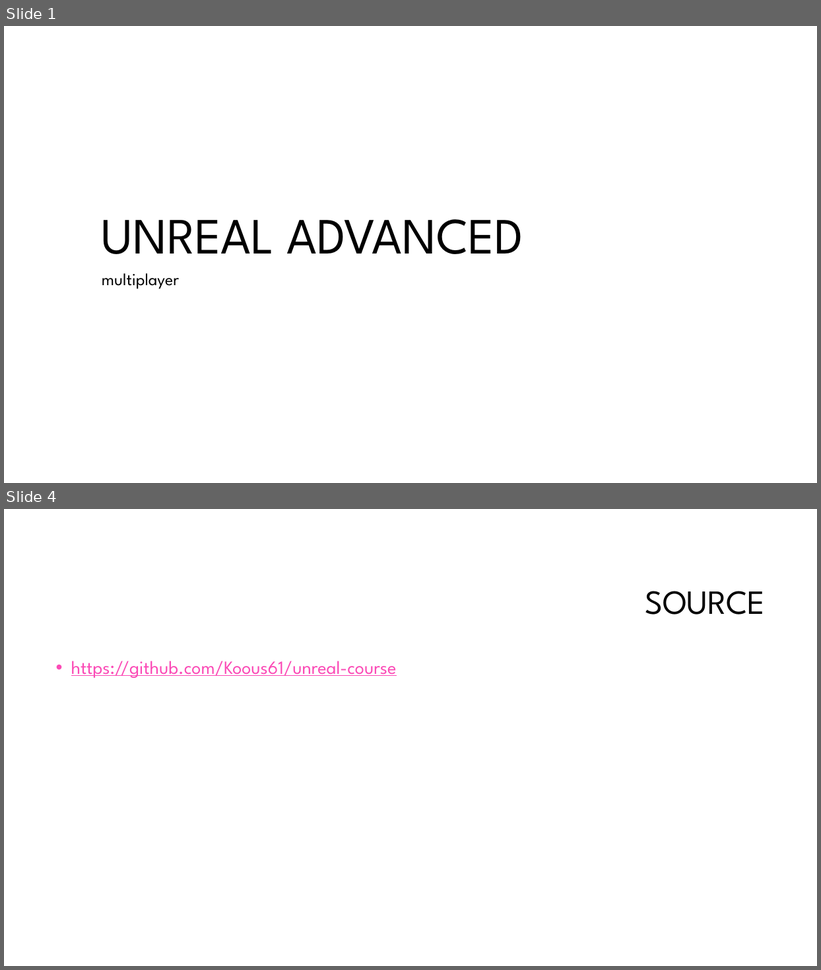
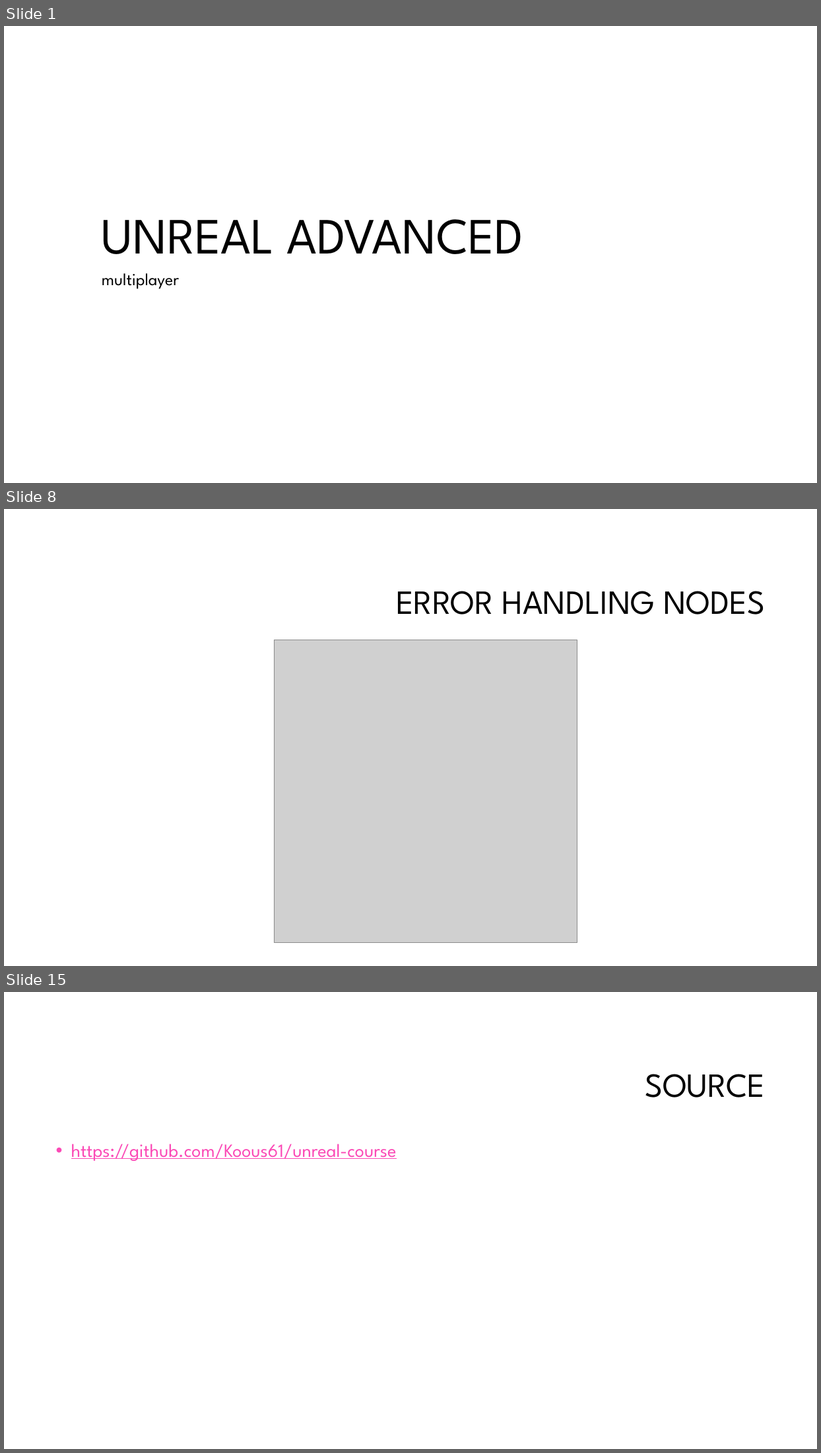
Before and after one commit to Koous61/unreal-course, a slide deck: Multiplayer[2].pptm. Shown one above the other, each under a label of ours: slides 1 and 4 before the commit, slides 1, 8 and 15 after it; the slides between them are not shown. The pictures are 821x970 and 821x1453 pixels, drawn with LibreOffice and Linux fonts; fonts in the diff are those of the drawing; grey boxes stand for pictures; background and template pictures are left out. Boxes give left, top, right and bottom in pixels: in the first picture for what was removed or moved away, otherwise in the second. Text is boxed around its words. In the diff, an @@ line names an element or a change of style, - is before the commit and + after.

```diff
--- a/Multiplayer[2].pptm
+++ b/Multiplayer[2].pptm
@@ slide 8 added at (4, 509, 817, 966), background #FFFFFF @@
@@ title added at (396, 591, 765, 615), 40 pt, text #000000 @@
+ERROR HANDLING NODES
@@ picture added at (274, 640, 578, 943) @@
@@ what was slide 4 is now slide 15 @@
```
Also in this commit, not shown: 1 slide changed, 11 other slides added, 1 slide removed.
